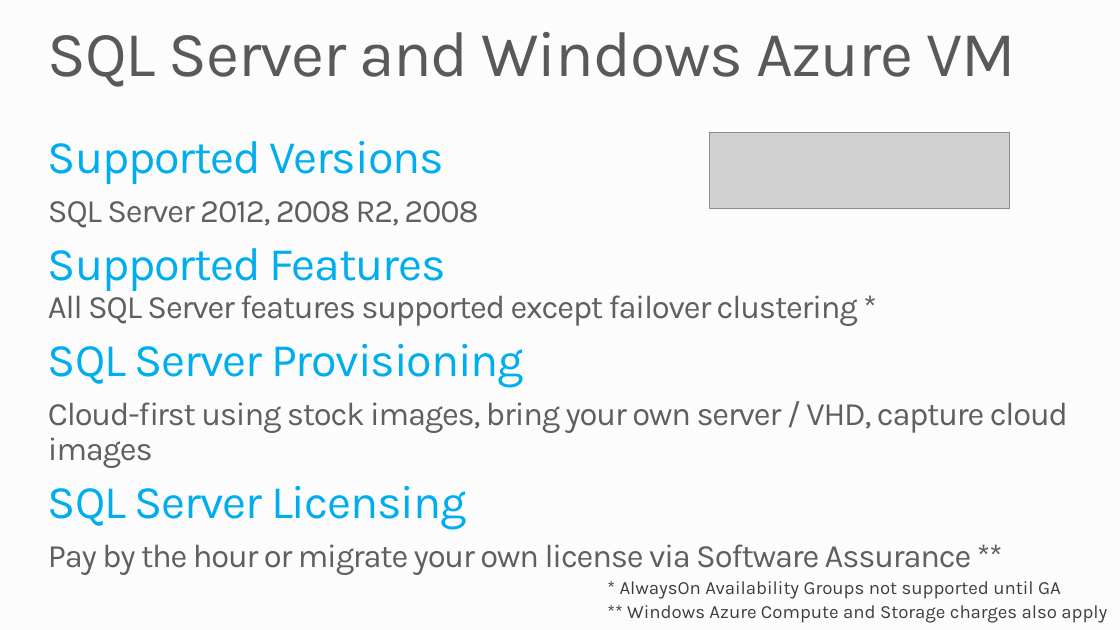
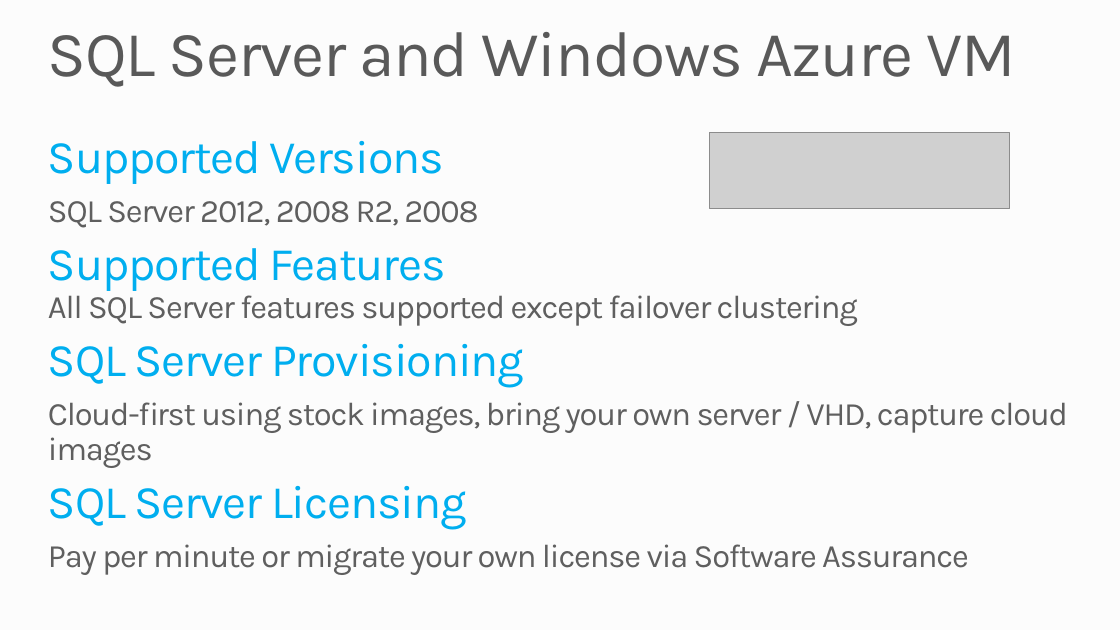
Before and after one commit to francescodiaz/PRESENTATION-DeployingSQLServerOnVMs, a slide deck: slide 8 of DeployingSQLOnVMs.pptx. Drawn at 1120x630 pixels with LibreOffice and Linux fonts; fonts in the diff are those of the drawing; grey boxes stand for pictures; background and template pictures are left out. Boxes give left, top, right and bottom in pixels: in the first picture for what was removed or moved away, otherwise in the second. Text is boxed around its words. In the diff, an @@ line names an element or a change of style, - is before the commit and + after.

```diff
--- a/DeployingSQLOnVMs.pptx
+++ b/DeployingSQLOnVMs.pptx
@@ text at <box>48,544,969,575</box>: text changed @@
-Pay by the hour or migrate your own license via Software Assurance **
+Pay per minute or migrate your own license via Software Assurance
@@ text removed at <box>620,581,1107,623</box> @@
-* AlwaysOn Availability Groups not supported until GA
-** Windows Azure Compute and Storage charges also apply
```
Also in this commit, not shown: 4 other slides changed.
